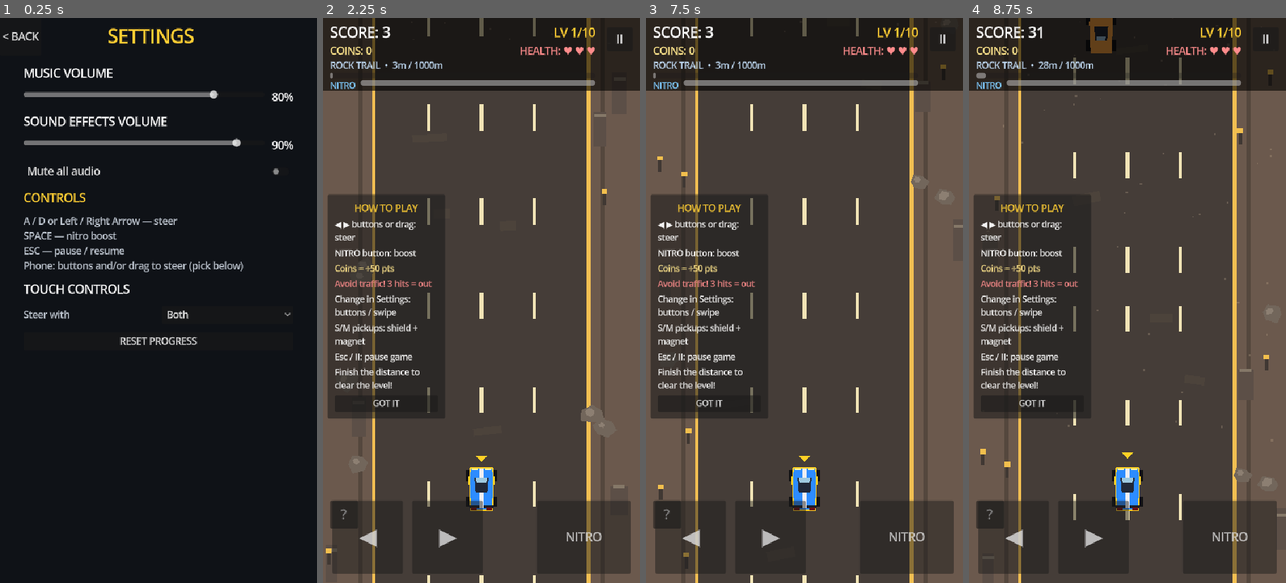
Above: before the commit, frames 1-4 (left to right).
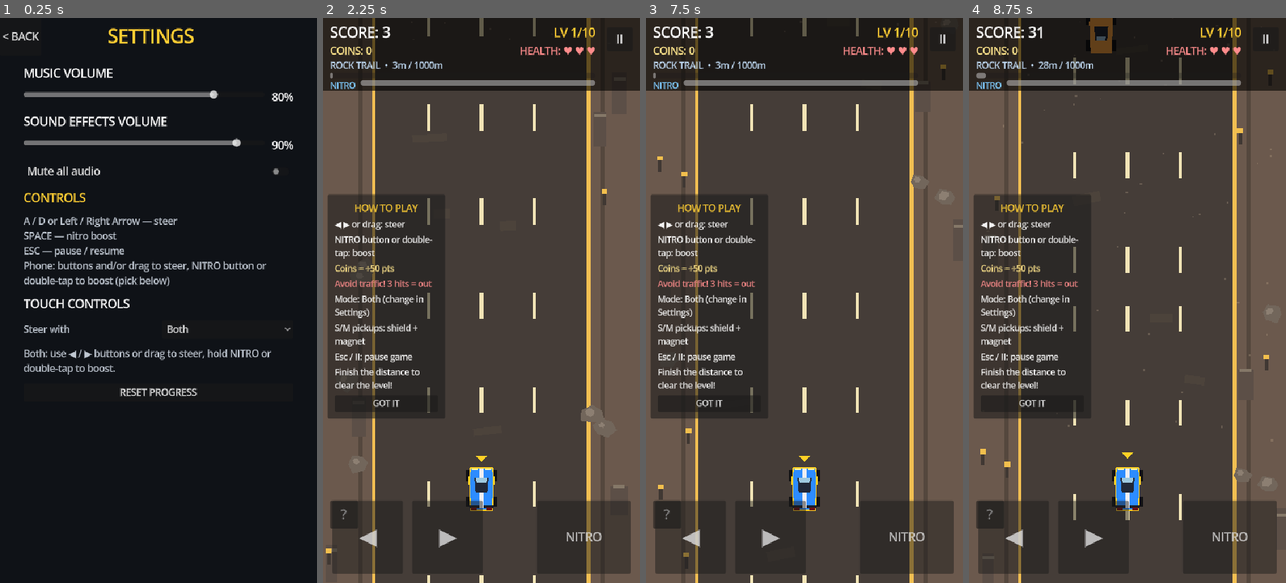
Above: after the commit, the same moments.

Repository: Prayush-Shrestha/2Dcarracing
Game: Godot game, scene res://scenes/menus/Settings.tscn
Same seed, same stepped clock (60 frames per second), same inputs: the game is played once before the commit and once after it. This scene is started directly instead of the project's main scene.
Inputs (mouse positions are in pixels of both pictures, inside the frame that each line leads up to):
- Up to frame 1 (0.25 s): no input
- Up to frame 2 (2.25 s): click "Both" at 0.5 s; click "< BACK" at 1.25 s; click "PLAY" at 2 s
- Up to frame 3 (7.5 s): click "GOT IT" at 2.75 s; move the mouse to (874, 272) at 3.52 s; hold D (move_right) 3.53-4.25 s; hold Space (nitro) 3.53-4.25 s; click (874, 272) at 3.67 s; drag from (741, 328) to (829, 147) at 4.27 s; move the mouse to (836, 176) at 5.02 s; hold D (move_right) 5.03-5.75 s; hold Space (nitro) 5.03-5.75 s; drag from (788, 413) to (734, 102) at 5.77 s; move the mouse to (899, 385) at 6.52 s; hold A (move_left) 6.53-7.25 s; hold Space (nitro) 6.53-7.25 s; tap Escape (pause) at 7.15 s; click "RESTART" at 7.25 s
- Up to frame 4 (8.75 s): drag from (1032, 215) to (1127, 486) at 8.02 s

The runs differ from the first frame. In frame 1, 2.8% of the frame differs, in the area x 7-92%, y 43-67%; in frame 2, 1.0%; in frame 3, 1.0%; in frame 4, 1.0%.

Commit message:
feat: Enhance mobile gameplay with double-tap nitro boost and updated touch control instructions

Diff:
--- a/scenes/menus/Settings.tscn
+++ b/scenes/menus/Settings.tscn
@@ -118,7 +118,7 @@
 text = "A / D or Left / Right Arrow — steer
 SPACE — nitro boost
 ESC — pause / resume
-Phone: buttons and/or drag to steer (pick below)"
+Phone: buttons and/or drag to steer, NITRO button or double-tap to boost (pick below)"
 autowrap_mode = 2
 
 [node name="ControlModeTitle" type="Label" parent="Scroll/Rows"]
@@ -142,6 +142,13 @@
 layout_mode = 2
 size_flags_horizontal = 3
 theme_override_font_sizes/font_size = 16
+
+[node name="TouchHelp" type="Label" parent="Scroll/Rows"]
+layout_mode = 2
+theme_override_colors/font_color = Color(0.75, 0.78, 0.82, 1)
+theme_override_font_sizes/font_size = 16
+text = "How to play on your phone."
+autowrap_mode = 2
 
 [node name="ResetButton" type="Button" parent="Scroll/Rows"]
 layout_mode = 2
--- a/scripts/core/game.gd
+++ b/scripts/core/game.gd
@@ -41,6 +41,15 @@
 var _swipe_steer: float = 0.0
 var _swipe_touch_id: int = -1
 var _swipe_idle: float = 99.0
+
+# Double-tap nitro: two quick taps close together fire a short boost.
+# Works in every touch mode, like the NITRO button.
+const DOUBLE_TAP_MSEC := 350
+const DOUBLE_TAP_DIST := 80.0
+const NITRO_BURST_TIME := 1.5
+var _has_last_tap: bool = false
+var _last_tap_msec: int = 0
+var _last_tap_pos := Vector2.ZERO
 
 @onready var road = $Road
 @onready var player = $Player
@@ -206,6 +215,8 @@
 
 
 func _handle_swipe_event(event: InputEvent) -> void:
+	if event is InputEventScreenTouch and (event as InputEventScreenTouch).pressed:
+		_check_double_tap(event as InputEventScreenTouch)
 	if not _swipe_allowed():
 		return
 	if event is InputEventScreenTouch:
@@ -224,6 +235,18 @@
 			_swipe_steer = clampf(d.relative.x / SWIPE_FULL_DRAG, -1.0, 1.0)
 			_swipe_idle = 0.0
 			_update_touch_steer()
+
+
+func _check_double_tap(t: InputEventScreenTouch) -> void:
+	var now := int(Time.get_ticks_msec())
+	if _has_last_tap and now - _last_tap_msec <= DOUBLE_TAP_MSEC and t.position.distance_to(_last_tap_pos) <= DOUBLE_TAP_DIST:
+		if player != null and game_active and not get_tree().paused:
+			player.trigger_nitro_burst(NITRO_BURST_TIME)
+		_has_last_tap = false
+	else:
+		_has_last_tap = true
+	_last_tap_msec = now
+	_last_tap_pos = t.position
 
 
 # --- spawning ---
@@ -472,15 +495,21 @@
 	help_panel.hide()
 
 
-## On phones the help panel shows the touch controls instead of keys.
+## On phones the help panel explains the chosen touch mode so
+## players know how to steer and boost before the race starts.
 func _apply_touch_help_text() -> void:
 	if not _is_touch_device():
 		return
+	var steer_hint := "◀ ▶ or drag: steer"
+	if _control_mode == "buttons":
+		steer_hint = "◀ ▶ buttons: steer"
+	elif _control_mode == "swipe":
+		steer_hint = "Drag left/right: steer"
 	var box_path := "HUD/HelpPanel/Margin/Box"
 	var texts := {
-		"C1": "◀ ▶ buttons or drag: steer",
-		"C2": "NITRO button: boost",
-		"C5": "Change in Settings: buttons / swipe",
+		"C1": steer_hint,
+		"C2": "NITRO button or double-tap: boost",
+		"C5": "Mode: %s (change in Settings)" % _control_mode.capitalize(),
 	}
 	for node_name in texts.keys():
 		var lab := get_node_or_null(box_path + "/" + node_name) as Label
--- a/scripts/player/player_car.gd
+++ b/scripts/player/player_car.gd
@@ -36,6 +36,8 @@
 # -1..1, added to keyboard steer. touch_nitro held = boost.
 var touch_steer: float = 0.0
 var touch_nitro: bool = false
+# Double-tap nitro: short timed boost, drains the meter like holding NITRO.
+var nitro_burst_left: float = 0.0
 var _shield_ring: Polygon2D = null
 
 const NITRO_MAX := 100.0
@@ -88,11 +90,19 @@
 
 
 func wants_nitro() -> bool:
-	if touch_nitro:
+	if touch_nitro or nitro_burst_left > 0.0:
 		return true
 	if Input.is_action_pressed("nitro") or Input.is_key_pressed(KEY_SPACE):
 		return true
 	return false
+
+
+## Double-tap boost: keeps nitro burning for `duration` seconds.
+## Uses the same meter, so an empty tank means no boost.
+func trigger_nitro_burst(duration: float = 1.5) -> void:
+	if _dead:
+		return
+	nitro_burst_left = maxf(nitro_burst_left, duration)
 
 
 func apply_car_stats(car: Dictionary) -> void:
@@ -153,6 +163,8 @@
 
 func _update_nitro(delta: float) -> void:
 	_nitro_cool += delta
+	if nitro_burst_left > 0.0:
+		nitro_burst_left = maxf(nitro_burst_left - delta, 0.0)
 	var want := wants_nitro() and _nitro > 5.0
 	if want:
 		_nitro = maxf(_nitro - NITRO_DRAIN * delta, 0.0)
--- a/scripts/ui/settings.gd
+++ b/scripts/ui/settings.gd
@@ -12,6 +12,7 @@
 @onready var sfx_value: Label = $Scroll/Rows/SfxRow/SfxValue
 @onready var mute_check: CheckButton = $Scroll/Rows/MuteCheck
 @onready var control_mode_option: OptionButton = $Scroll/Rows/ControlModeRow/ControlModeOption
+@onready var touch_help: Label = $Scroll/Rows/TouchHelp
 @onready var reset_button: Button = $Scroll/Rows/ResetButton
 @onready var confirm_box: VBoxContainer = $Scroll/Rows/ConfirmBox
 @onready var confirm_yes: Button = $Scroll/Rows/ConfirmBox/ConfirmRow/YesButton
@@ -49,6 +50,7 @@
 	for label in CONTROL_LABELS:
 		control_mode_option.add_item(label)
 	control_mode_option.selected = _control_mode_index()
+	_refresh_touch_help()
 
 
 func _control_mode_index() -> int:
@@ -61,7 +63,20 @@
 		return
 	_save["control_mode"] = CONTROL_MODES[idx]
 	SaveManager.save_data(_save)
+	_refresh_touch_help()
 	_click()
+
+
+## Plain-word how-to for each mode, so players know what the
+## chosen option does before they start a race.
+func _refresh_touch_help() -> void:
+	match str(_save.get("control_mode", "both")):
+		"buttons":
+			touch_help.text = "Buttons: hold ◀ / ▶ to steer, hold NITRO or double-tap the screen to boost."
+		"swipe":
+			touch_help.text = "Swipe: drag left / right anywhere to steer, hold NITRO or double-tap to boost."
+		_:
+			touch_help.text = "Both: use ◀ / ▶ buttons or drag to steer, hold NITRO or double-tap to boost."
 
 
 func _refresh_labels() -> void:
@@ -113,7 +128,8 @@
 	music_slider.set_value_no_signal(float(_save.get("music_volume", 0.8)) * 100.0)
 	sfx_slider.set_value_no_signal(float(_save.get("sfx_volume", 0.9)) * 100.0)
 	mute_check.set_pressed_no_signal(bool(_save.get("muted", false)))
-	control_mode_option.select(_control_mode_index())
+	control_mode_option.selected = _control_mode_index()
+	_refresh_touch_help()
 	_apply_audio()
 	_refresh_labels()
 	confirm_box.hide()
Not shown, changed: README.md
